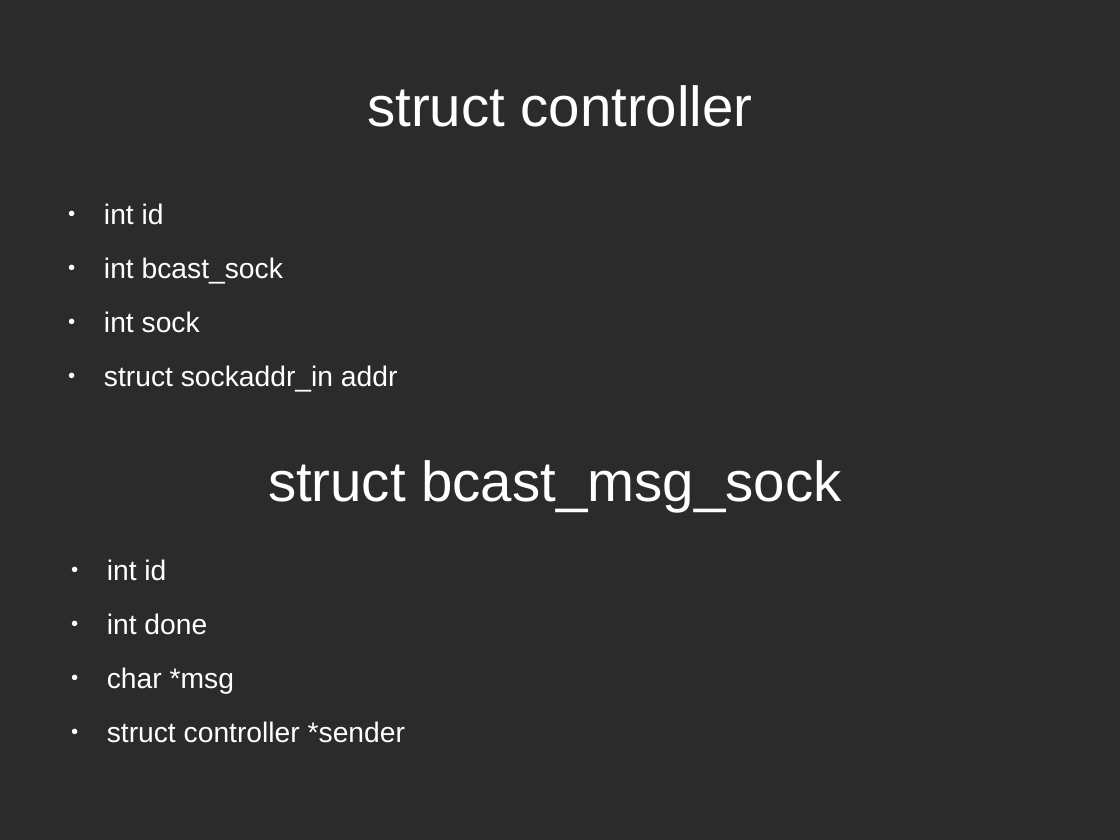
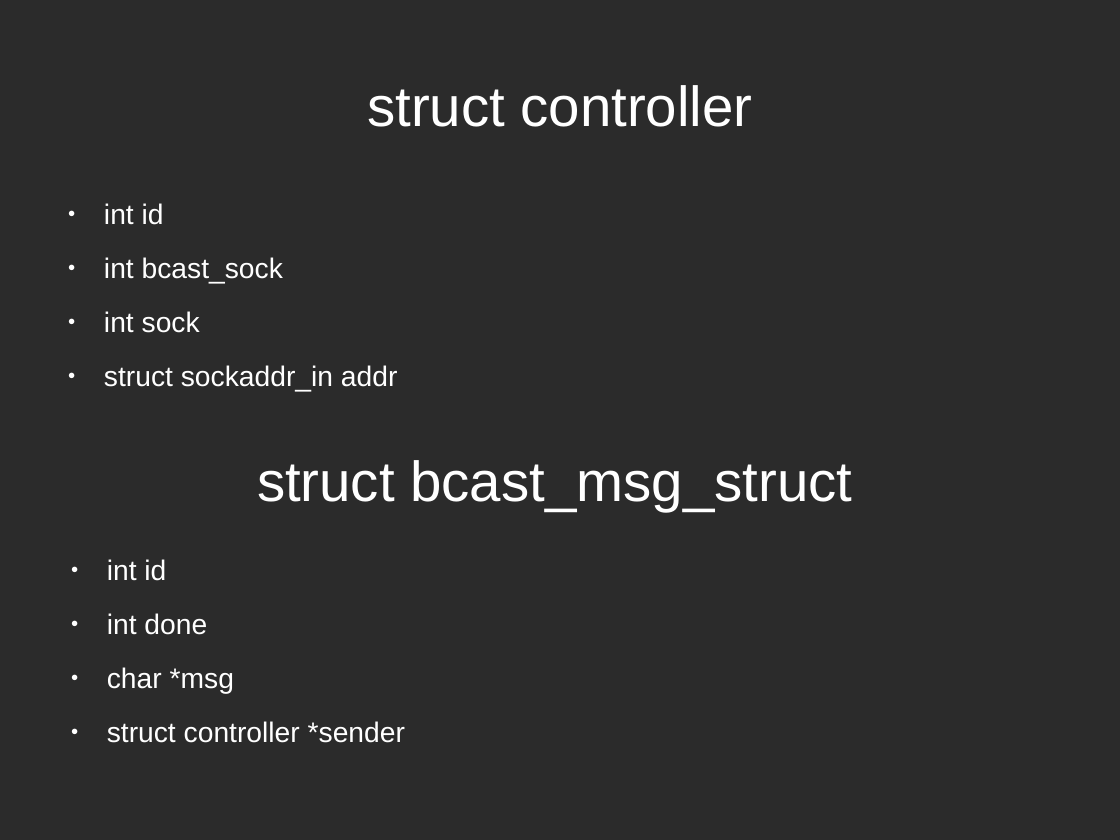
Before and after one commit to r0ck3r008/sdn-proj, a slide deck: slide 4 of review.odp (slide 10 before the commit). Drawn at 1120x840 pixels with LibreOffice and Linux fonts; fonts in the diff are those of the drawing; background and template pictures are left out; a plain dark background stands for a picture behind light text. Boxes give left, top, right and bottom in pixels: in the first picture for what was removed or moved away, otherwise in the second. Text is boxed around its words. In the diff, an @@ line names an element or a change of style, - is before the commit and + after.

```diff
--- a/review.odp
+++ b/review.odp
@@ title at (257, 460, 852, 511): text changed @@
-struct bcast_msg_sock
+struct bcast_msg_struct
```
Also in this commit, not shown: 3 other slides changed, 17 slides added, 5 slides removed, 1 other file.
